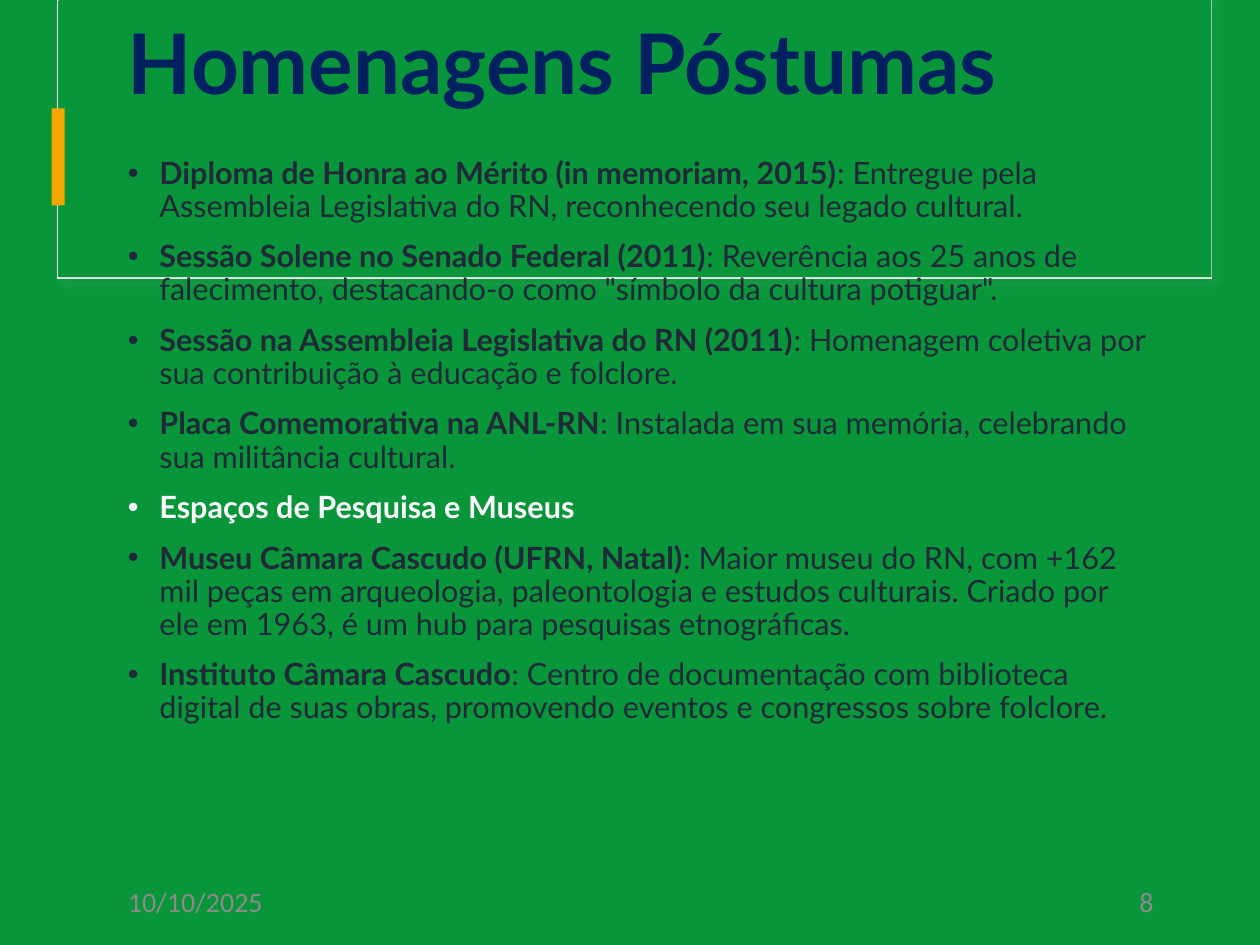
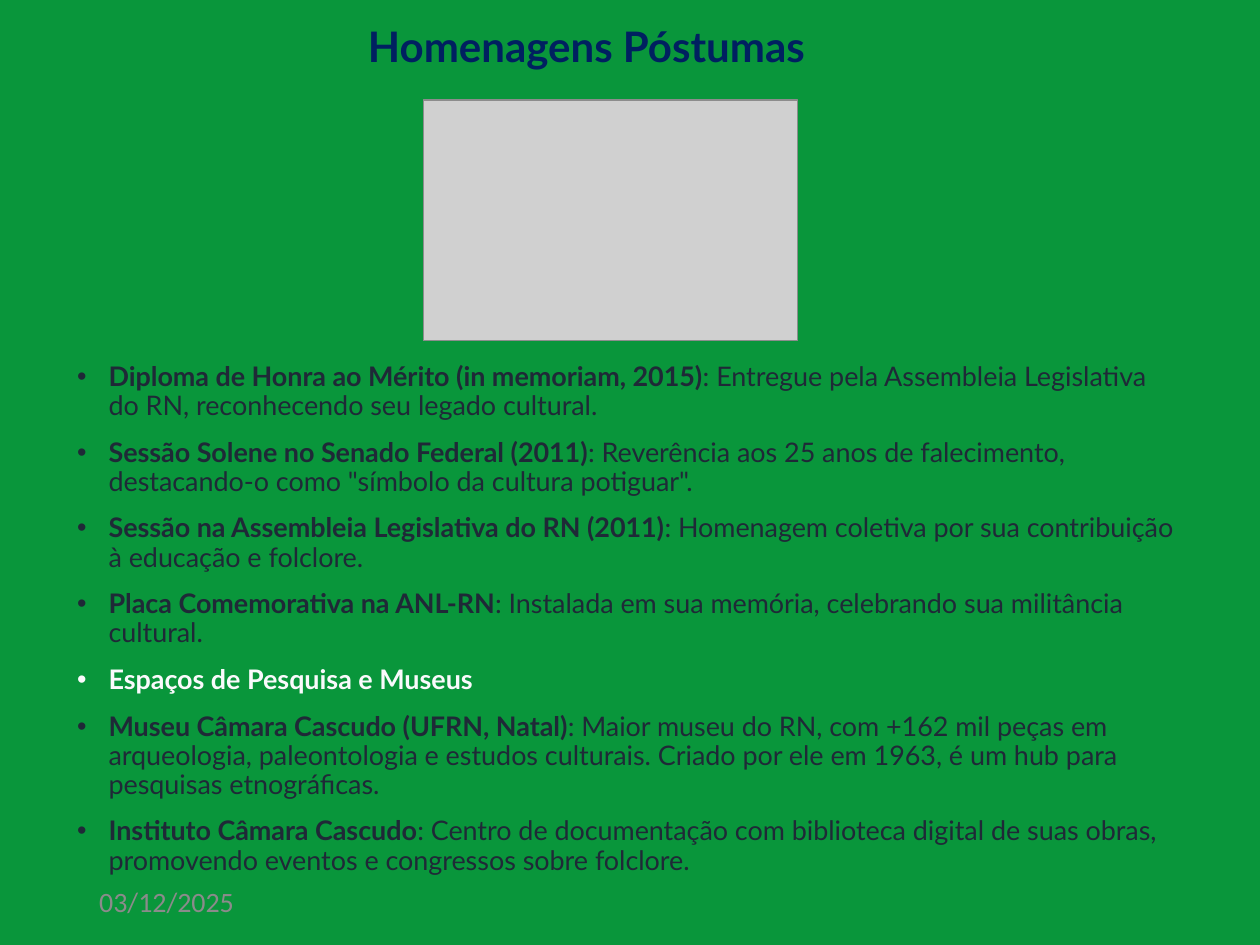
Before and after one commit to Rafael-Silva-Natal/IFRN_apresentacoes, a slide deck: slide 8 of Downloads/Seminario_Interativo_Cascudo.pptx. Drawn at 1260x945 pixels with LibreOffice and Linux fonts; fonts in the diff are those of the drawing; grey boxes stand for pictures. Boxes give left, top, right and bottom in pixels: in the first picture for what was removed or moved away, otherwise in the second. Text is boxed around its words. In the diff, an @@ line names an element or a change of style, - is before the commit and + after.

Commit message:
commit CascudoDownloads

```diff
--- a/Downloads/Seminario_Interativo_Cascudo.pptx
+++ b/Downloads/Seminario_Interativo_Cascudo.pptx
@@ rectangle removed at (x1=58, y1=0, x2=1212, y2=278) @@
@@ rectangle removed at (x1=59, y1=0, x2=1212, y2=277) @@
@@ title "Homenagens Póstumas" moved from (x1=128, y1=33, x2=996, y2=109) to (x1=368, y1=31, x2=805, y2=70) @@
@@ title "Homenagens Póstumas" at (x1=368, y1=31, x2=805, y2=70): size 47.7 to 24 pt @@
@@ rectangle removed at (x1=52, y1=108, x2=64, y2=205) @@
@@ picture added at (x1=423, y1=100, x2=798, y2=340) @@
@@ text "Diploma de Honra ao Mérito ..." moved from (x1=159, y1=160, x2=1146, y2=724) to (x1=109, y1=365, x2=1173, y2=875) @@
@@ text "Diploma de Honra ao Mérito ..." at (x1=109, y1=365, x2=1173, y2=875): size 17.5 to 15.4 pt @@
@@ text at (x1=99, y1=892, x2=234, y2=913): text changed @@
-10/10/2025
+03/12/2025
@@ page number removed at (x1=1139, y1=893, x2=1153, y2=912) @@
-8
```
Also in this commit, not shown: 10 other slides changed, 1 slide added, 2 other files.
